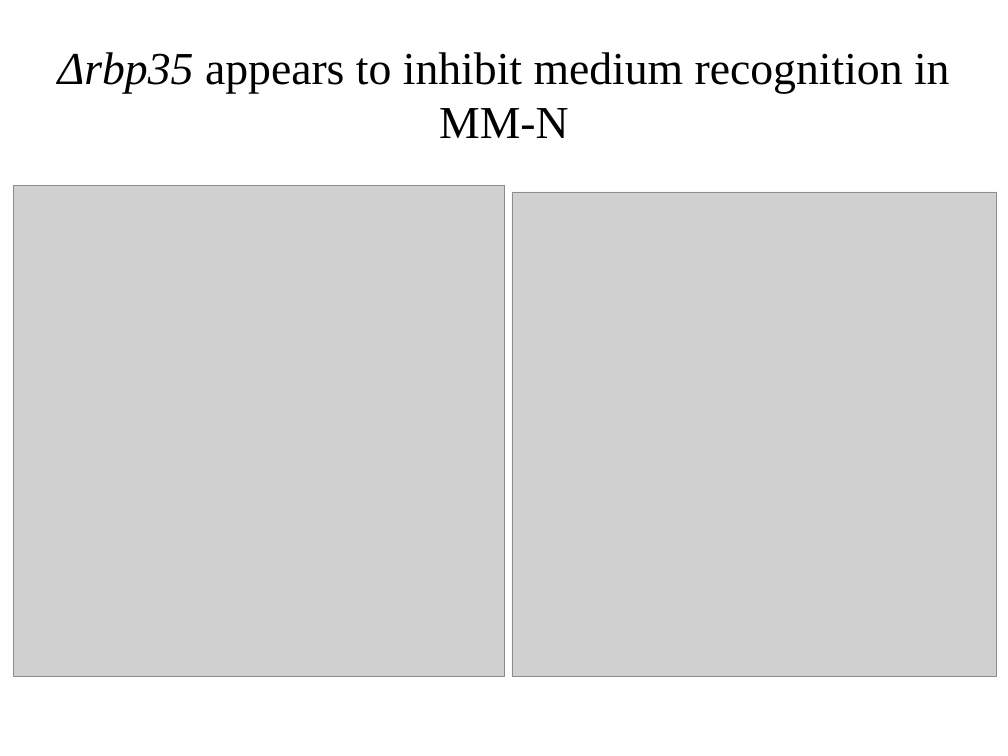
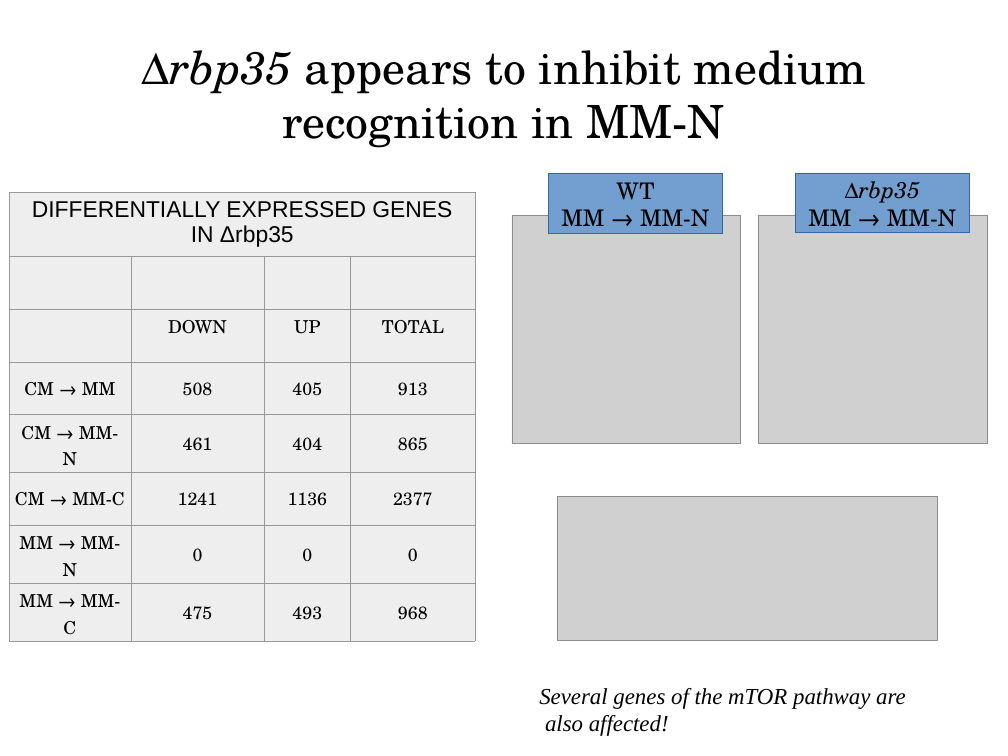
Before and after one commit to wilkinsonlab/m-oryzae-polya, a slide deck: slide 43 of doc/polyA/version_21/oryzae_presentation.odp (slide 41 before the commit). Drawn at 1008x756 pixels with LibreOffice and Linux fonts; fonts in the diff are those of the drawing; grey boxes stand for pictures. Boxes give left, top, right and bottom in pixels: in the first picture for what was removed or moved away, otherwise in the second. Text is boxed around its words. In the diff, an @@ line names an element or a change of style, - is before the commit and + after.

```diff
--- a/doc/polyA/version_21/oryzae_presentation.odp
+++ b/doc/polyA/version_21/oryzae_presentation.odp
@@ title "Δrbp35 appears to inhibit medium ..." at [141, 50, 867, 148]: font Times New Roman to TeX Gyre Schola @@
@@ rectangle added at [549, 174, 723, 233], fill #729FCF, outline #3465AF 0 pt, 18 pt, text #000000 @@
+WT
+MM → MM-N
@@ rectangle added at [796, 174, 970, 232], fill #729FCF, outline #3465AF 0 pt, 18 pt, text #000000 @@
+Δrbp35
+MM → MM-N
@@ table added at [9, 192, 476, 639], 8 rows, 4 columns @@
+DIFFERENTIALLY EXPRESSED GENES IN Δrbp35 |  |  | 
+ |  |  | 
+ | DOWN | UP | TOTAL
+CM → MM | 508 | 405 | 913
+CM → MM-N | 461 | 404 | 865
+CM → MM-C | 1241 | 1136 | 2377
+MM → MM-N | 0 | 0 | 0
+MM → MM-C | 475 | 493 | 968
@@ picture: place and size @@
-picture at [14, 186, 505, 677]
+picture at [512, 215, 741, 444]
@@ picture added at [759, 215, 988, 444] @@
@@ picture: place and size @@
-picture at [512, 192, 997, 677]
+picture at [558, 497, 938, 640]
@@ text added at [539, 688, 906, 736], 18 pt, text #000000, italic @@
+Several genes of the mTOR pathway are
+also affected!
```
Also in this commit, not shown: 20 other slides changed, 2 slides added, 2 other files.
